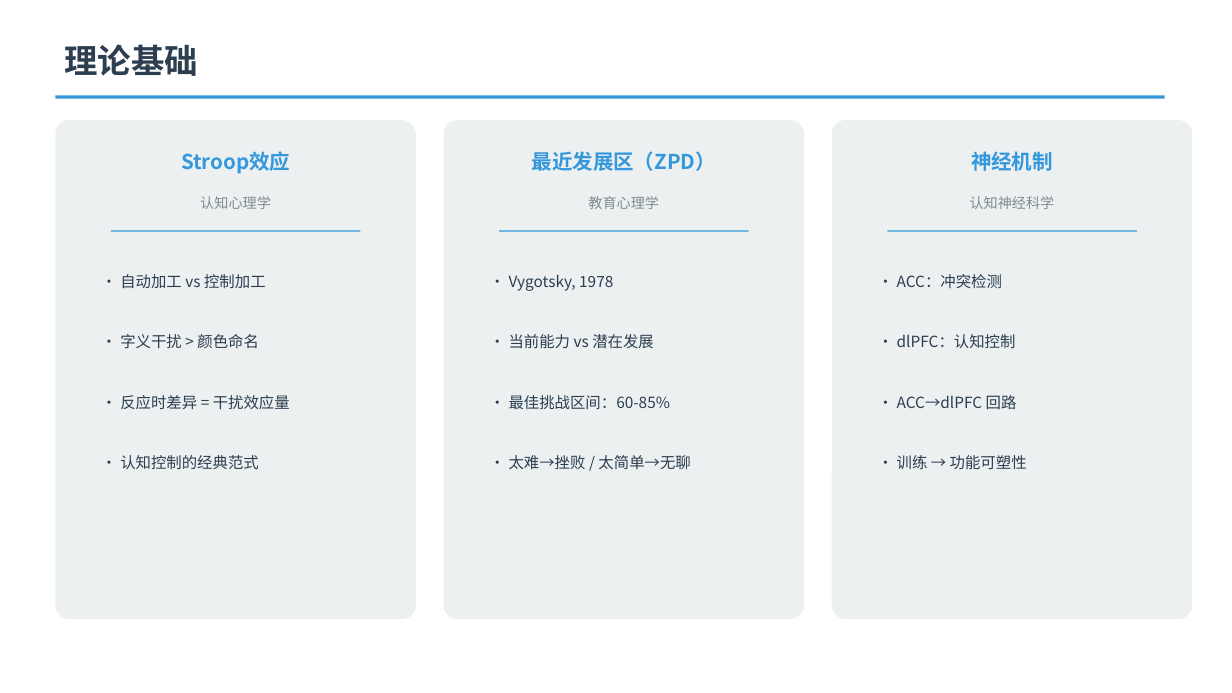
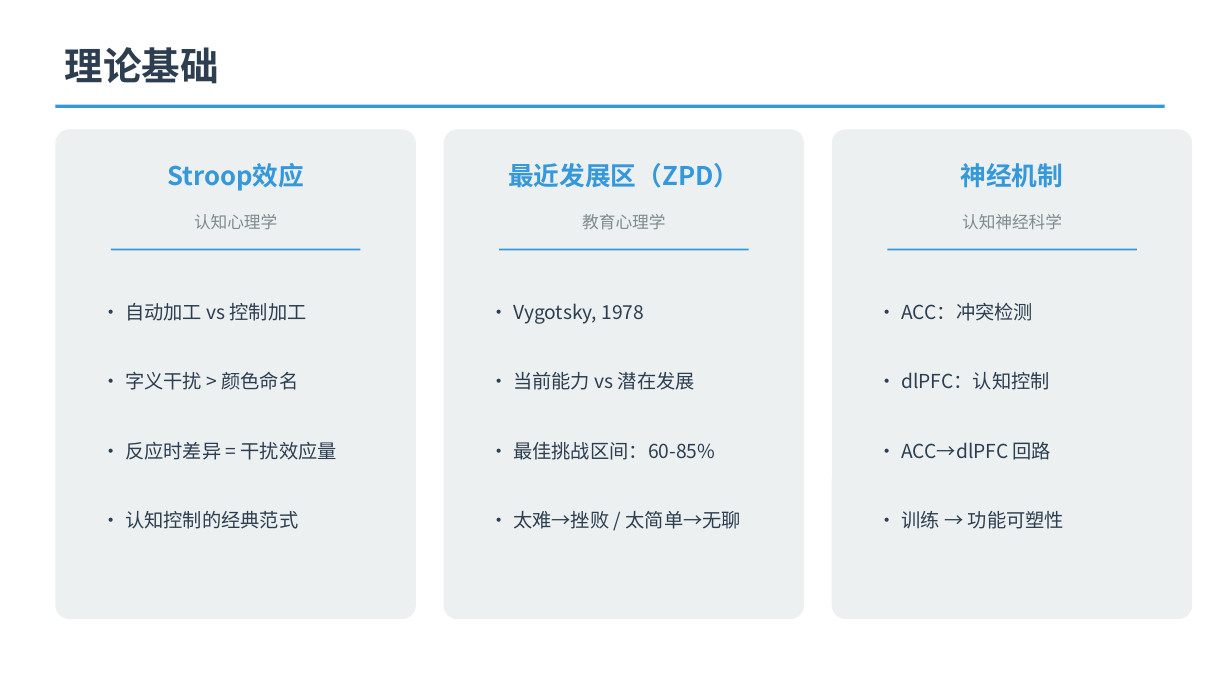
Before and after one commit to wangxi886/stroop-attention-trainer, a slide deck: slide 3 of Stroop自适应训练系统-期末汇报.pptx. Drawn at 1232x693 pixels with LibreOffice and Linux fonts; fonts in the diff are those of the drawing. Boxes give left, top, right and bottom in pixels: in the first picture for what was removed or moved away, otherwise in the second. Text is boxed around its words. In the diff, an @@ line names an element or a change of style, - is before the commit and + after.

```diff
--- a/Stroop自适应训练系统-期末汇报.pptx
+++ b/Stroop自适应训练系统-期末汇报.pptx
@@ text "理论基础" at <box>65,47,219,84</box>: size 26 to 30 pt @@
@@ line moved from (55, 97) - (1165, 97) to (55, 106) - (1165, 106) @@
@@ text "Stroop效应": place and size @@
-text "Stroop效应" at <box>181,151,290,174</box>
+text "Stroop效应" at <box>167,163,304,191</box>
@@ rounded rectangle: place and size @@
-rounded rectangle at <box>55,120,416,619</box>
+rounded rectangle at <box>55,129,416,619</box>
@@ text "最近发展区（ZPD）": place and size @@
-text "最近发展区（ZPD）" at <box>532,151,716,171</box>
+text "最近发展区（ZPD）" at <box>508,163,739,188</box>
@@ rounded rectangle: place and size @@
-rounded rectangle at <box>444,120,804,619</box>
+rounded rectangle at <box>444,129,804,619</box>
@@ size 16 to 20 pt in 3 elements at <box>167,163,304,191</box>, <box>508,163,739,188</box>, <box>961,163,1064,188</box> @@
@@ text "神经机制": place and size @@
-text "神经机制" at <box>971,151,1053,171</box>
+text "神经机制" at <box>961,163,1064,188</box>
@@ rounded rectangle: place and size @@
-rounded rectangle at <box>832,120,1192,619</box>
+rounded rectangle at <box>832,129,1192,619</box>
@@ size 11 to 13 pt in 3 elements at <box>194,214,277,229</box>, <box>582,214,665,229</box>, <box>962,214,1062,229</box> @@
@@ 3 texts, 3 lines: place and size @@
-3 texts, 3 lines at <box>111,196,1137,231</box>
+3 texts, 3 lines at <box>111,214,1137,250</box>
@@ line (111, 250) - (360, 250): stroke #3498DB 1 pt to #3498DB 1.5 pt @@
@@ line (499, 250) - (749, 250): stroke #3498DB 1 pt to #3498DB 1.5 pt @@
@@ line (887, 250) - (1137, 250): stroke #3498DB 1 pt to #3498DB 1.5 pt @@
@@ text "• 自动加工 vs 控制加工": place and size @@
-text "• 自动加工 vs 控制加工" at <box>120,274,266,289</box>
+text "• 自动加工 vs 控制加工" at <box>125,303,307,321</box>
@@ text "• Vygotsky, 1978": place and size @@
-text "• Vygotsky, 1978" at <box>509,274,613,291</box>
+text "• Vygotsky, 1978" at <box>513,303,645,324</box>
@@ text "• ACC：冲突检测": place and size @@
-text "• ACC：冲突检测" at <box>897,274,1002,288</box>
+text "• ACC：冲突检测" at <box>901,303,1033,321</box>
@@ text "• 字义干扰 > 颜色命名": place and size @@
-text "• 字义干扰 > 颜色命名" at <box>120,334,259,349</box>
+text "• 字义干扰 > 颜色命名" at <box>125,372,298,390</box>
@@ text "• 当前能力 vs 潜在发展": place and size @@
-text "• 当前能力 vs 潜在发展" at <box>509,334,654,349</box>
+text "• 当前能力 vs 潜在发展" at <box>513,372,695,390</box>
@@ text "• dlPFC：认知控制": place and size @@
-text "• dlPFC：认知控制" at <box>897,334,1016,348</box>
+text "• dlPFC：认知控制" at <box>901,372,1050,390</box>
@@ text "• 反应时差异 = 干扰效应量": place and size @@
-text "• 反应时差异 = 干扰效应量" at <box>120,395,290,410</box>
+text "• 反应时差异 = 干扰效应量" at <box>125,442,337,460</box>
@@ text "• 最佳挑战区间：60-85%": place and size @@
-text "• 最佳挑战区间：60-85%" at <box>509,395,670,409</box>
+text "• 最佳挑战区间：60-85%" at <box>513,442,715,460</box>
@@ text "• ACC→dlPFC 回路": place and size @@
-text "• ACC→dlPFC 回路" at <box>897,395,1017,409</box>
+text "• ACC→dlPFC 回路" at <box>901,442,1051,460</box>
@@ text "• 认知控制的经典范式": place and size @@
-text "• 认知控制的经典范式" at <box>120,455,258,469</box>
+text "• 认知控制的经典范式" at <box>125,510,298,529</box>
@@ text "• 太难→挫败 / 太简单→无聊": place and size @@
-text "• 太难→挫败 / 太简单→无聊" at <box>509,455,690,470</box>
+text "• 太难→挫败 / 太简单→无聊" at <box>513,511,741,529</box>
@@ size 12 to 15 pt in 12 elements at <box>125,303,307,321</box>, <box>513,303,645,324</box>, <box>901,303,1033,321</box>, <box>125,372,298,390</box>, <box>513,372,695,390</box>, <box>901,372,1050,390</box>, <box>125,442,337,460</box>, <box>513,442,715,460</box>, <box>901,442,1051,460</box>, <box>125,510,298,529</box>, <box>513,511,741,529</box>, <box>901,511,1064,529</box> @@
@@ text "• 训练 → 功能可塑性": place and size @@
-text "• 训练 → 功能可塑性" at <box>897,455,1027,470</box>
+text "• 训练 → 功能可塑性" at <box>901,511,1064,529</box>
```
Also in this commit, not shown: 11 other slides changed.
